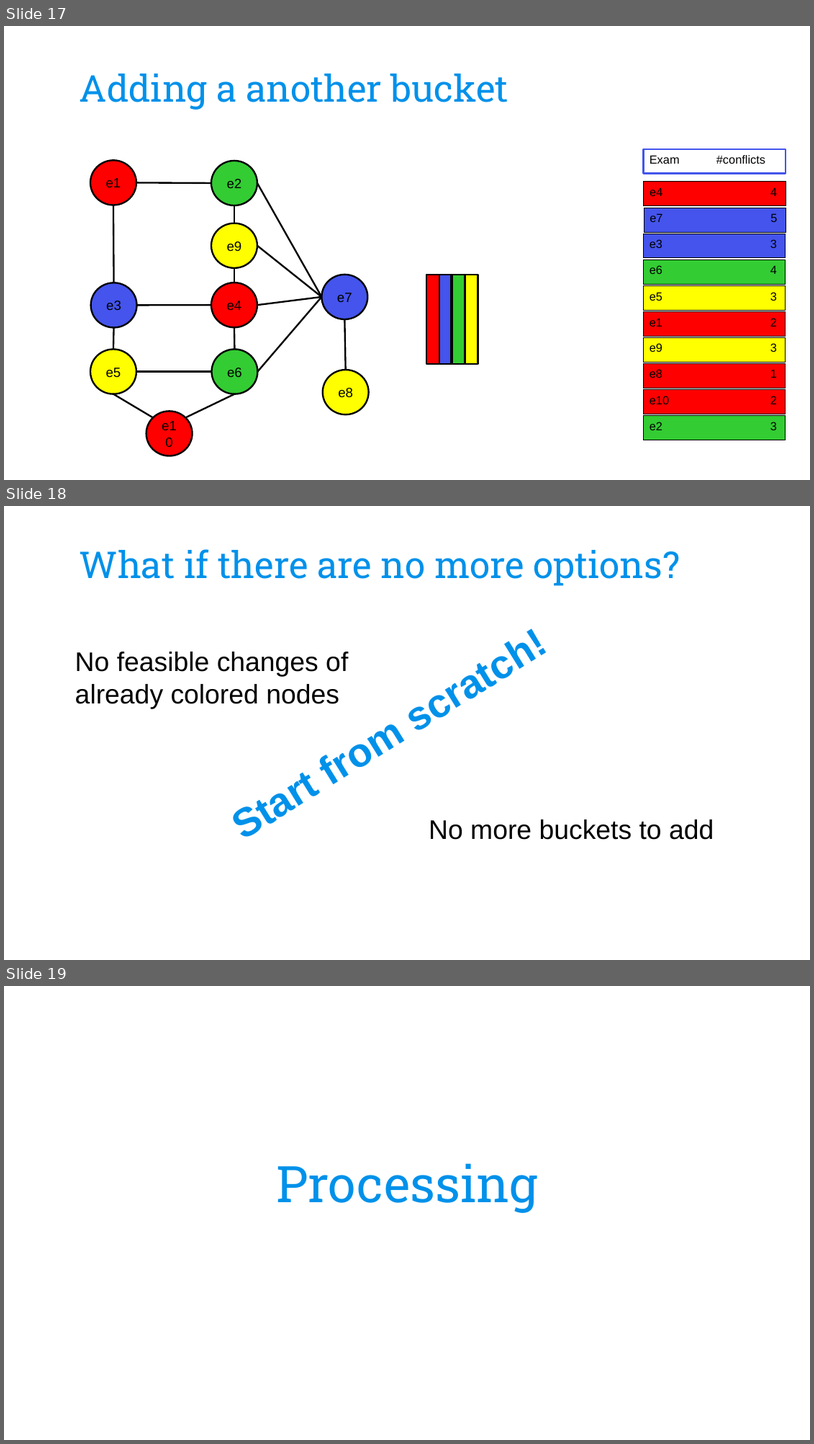
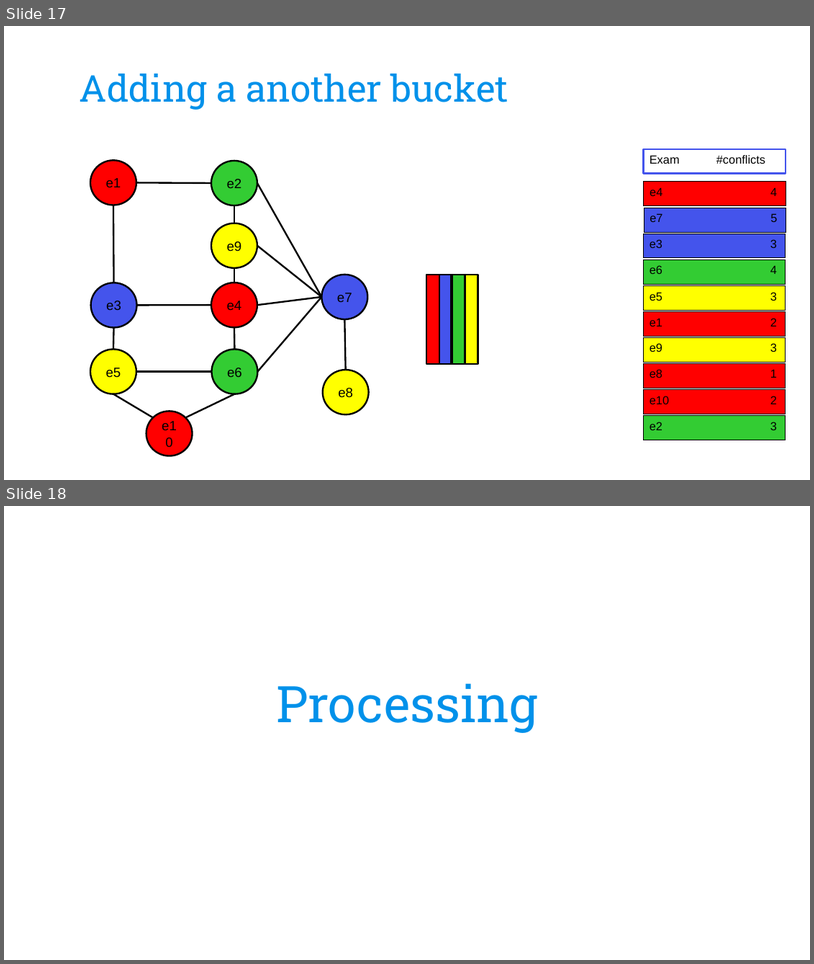
Before and after one commit to CarolinaBianchi/ETPsolver, a slide deck: Optimization/doc/ETPslides_OMAAL_group11.pptx. Shown one above the other, each under a label of ours: slides 17, 18 and 19 before the commit, slides 17 and 18 after it. The pictures are 814x1444 and 814x964 pixels, drawn with LibreOffice and Linux fonts; fonts in the diff are those of the drawing; background and template pictures are left out. Boxes give left, top, right and bottom in pixels: in the first picture for what was removed or moved away, otherwise in the second. Text is boxed around its words. In the diff, an @@ line names an element or a change of style, - is before the commit and + after.

```diff
--- a/Optimization/doc/ETPslides_OMAAL_group11.pptx
+++ b/Optimization/doc/ETPslides_OMAAL_group11.pptx
@@ slide 18 removed at (4,506,810,960), background picture (left out) @@
@@ text removed at (67,506,800,960) @@
-Start from scratch!
@@ text removed at (80,549,680,586) @@
-What if there are no more options?
@@ text removed at (75,651,348,709) @@
-No feasible changes of already colored nodes
@@ text removed at (429,819,714,839) @@
-No more buckets to add
@@ what was slide 19 is now slide 18 @@
```
Also in this commit, not shown: 4 slides changed, 1 slide added, 1 other slide removed.
